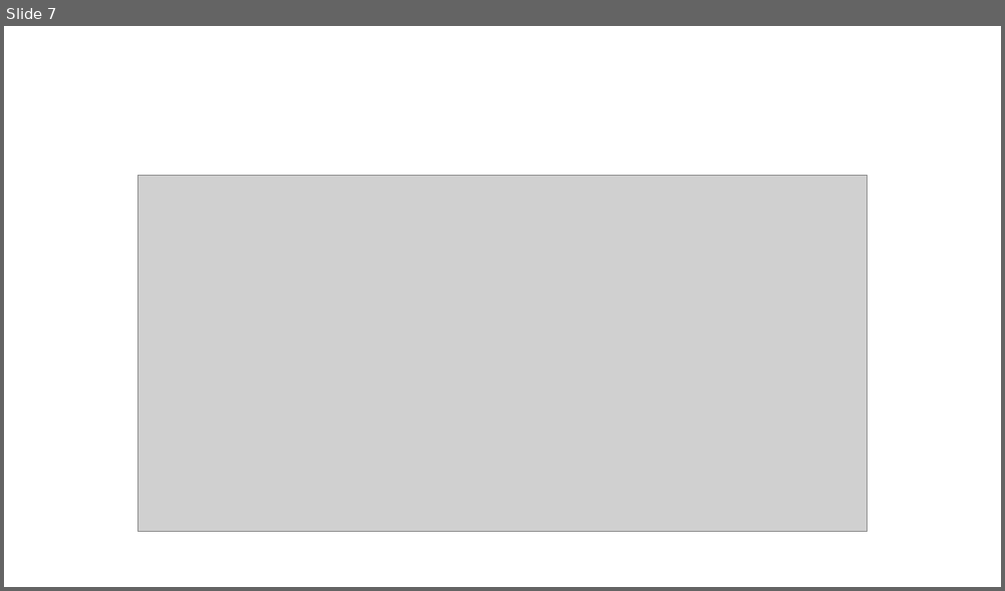
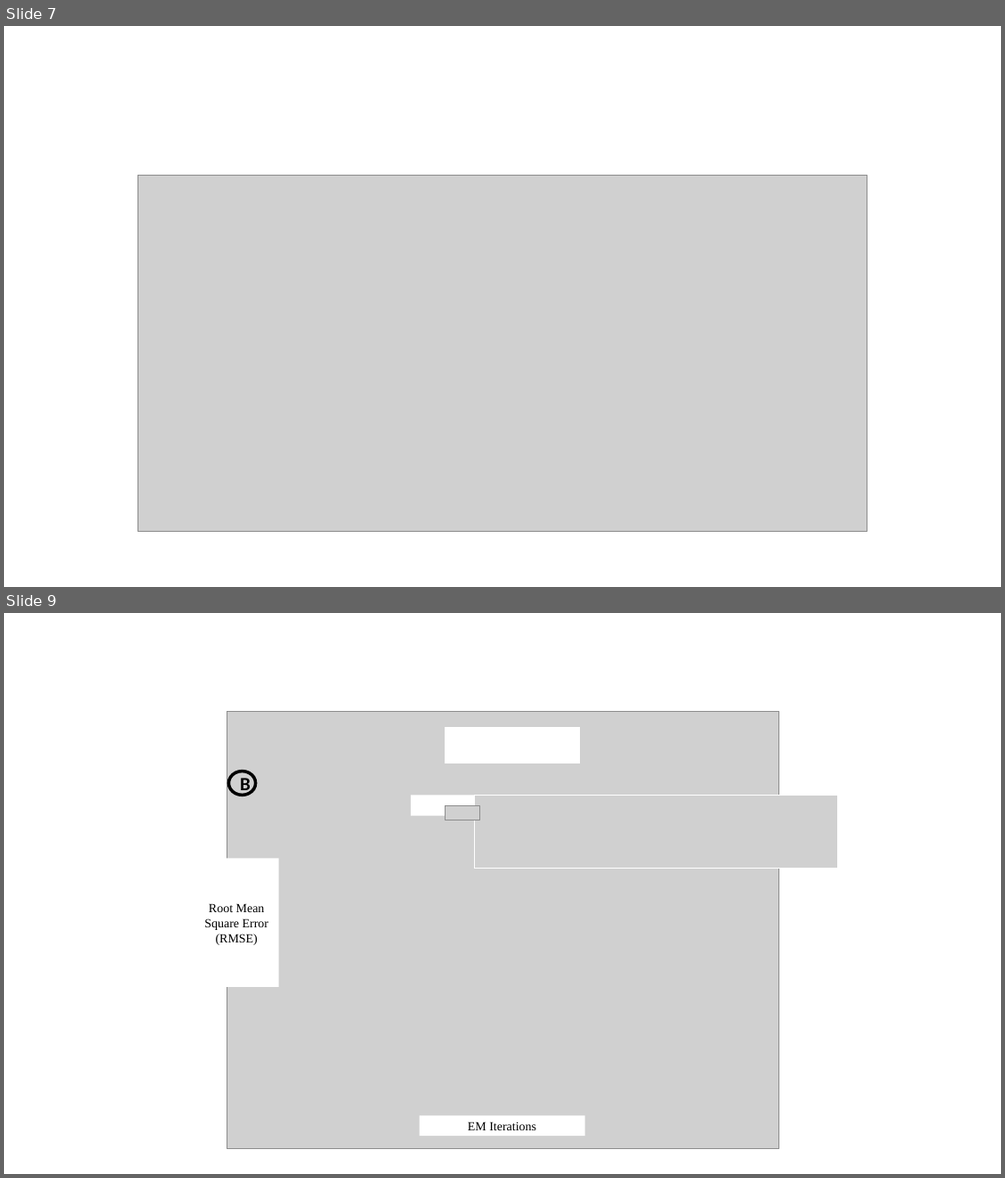
Before and after one commit to David-Taub/HOP-HMM, a slide deck: Help/Figures2.pptx. Shown one above the other, each under a label of ours: slide 7 before the commit, slides 7 and 9 after it; the slides between them are not shown. The pictures are 1005x591 and 1005x1178 pixels, drawn with LibreOffice and Linux fonts; fonts in the diff are those of the drawing; grey boxes stand for pictures; background and template pictures are left out. Boxes give left, top, right and bottom in pixels: in the first picture for what was removed or moved away, otherwise in the second. Text is boxed around its words. In the diff, an @@ line names an element or a change of style, - is before the commit and + after.

```diff
--- a/Help/Figures2.pptx
+++ b/Help/Figures2.pptx
@@ slide 9 added at bbox=[4, 613, 1001, 1174], background #FFFFFF @@
@@ group added at bbox=[194, 711, 838, 1149]: 4 rectangles, 3 pictures, 1 ellipse @@
+EM Iterations
+Root Mean Square Error (RMSE)
+B
```
Also in this commit, not shown: 5 other slides added, 1 slide removed, 8 other files.
